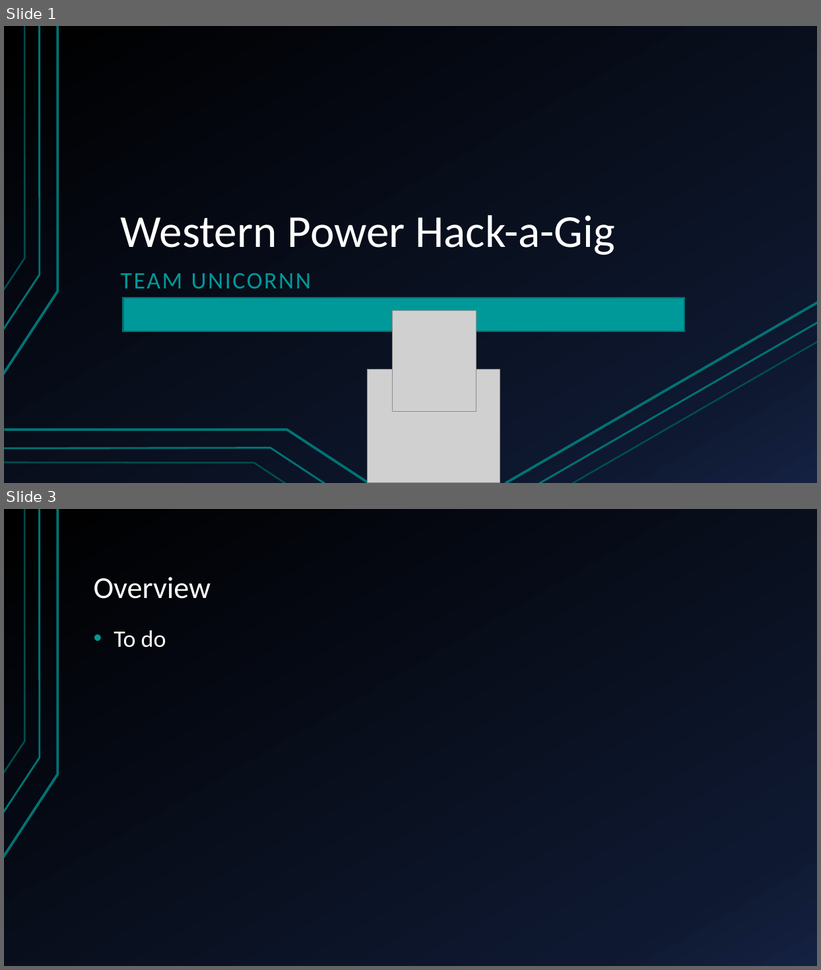
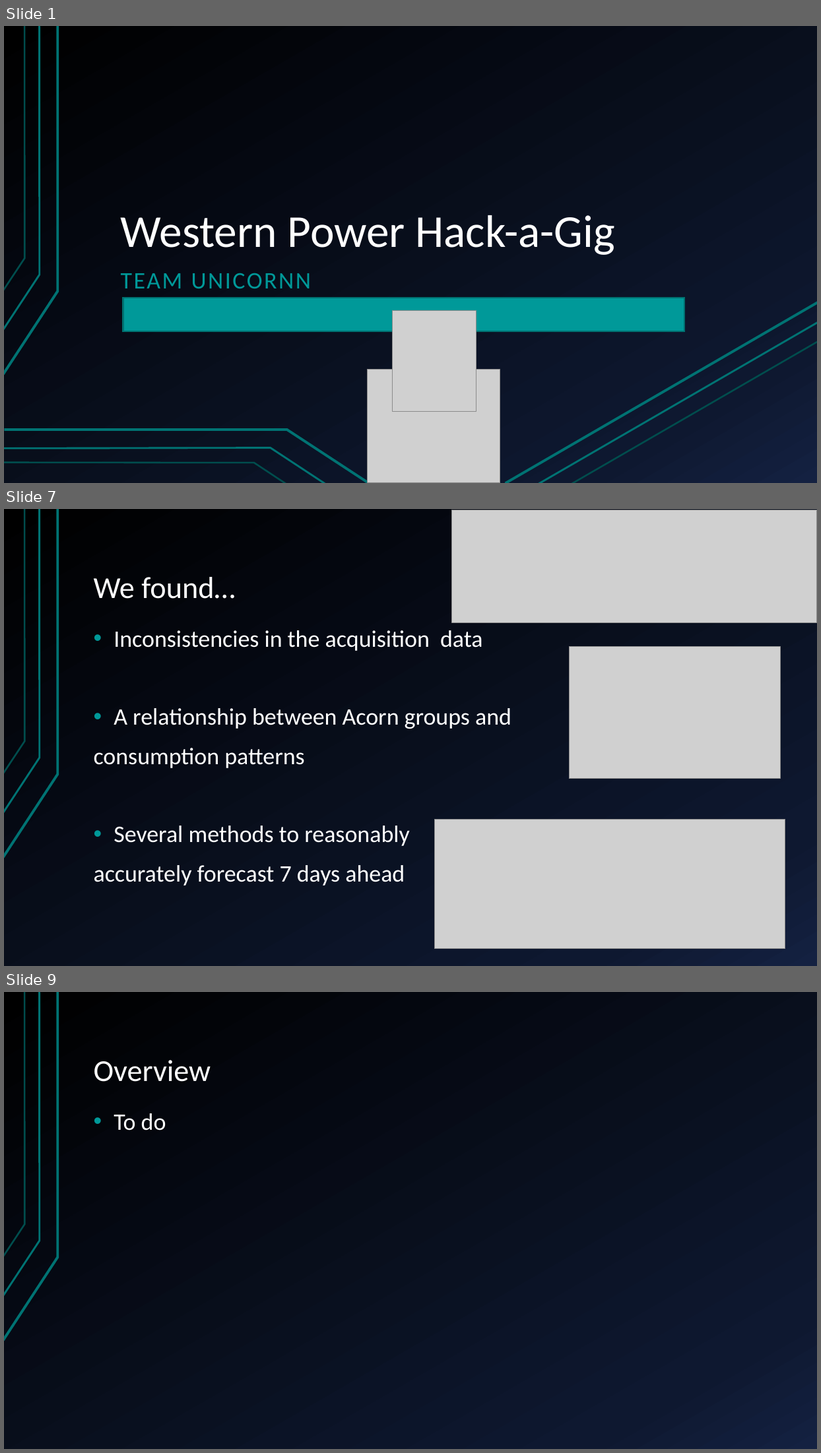
Before and after one commit to sofiary/teamunicornn, a slide deck: Western Power Hack-a-Gig Presentation.pptx. Shown one above the other, each under a label of ours: slides 1 and 3 before the commit, slides 1, 7 and 9 after it; the slides between them are not shown. The pictures are 821x970 and 821x1453 pixels, drawn with LibreOffice and Linux fonts; fonts in the diff are those of the drawing; grey boxes stand for pictures. Boxes give left, top, right and bottom in pixels: in the first picture for what was removed or moved away, otherwise in the second. Text is boxed around its words. In the diff, an @@ line names an element or a change of style, - is before the commit and + after.

```diff
--- a/Western Power Hack-a-Gig Presentation.pptx
+++ b/Western Power Hack-a-Gig Presentation.pptx
@@ slide 7 added at (x1=4, y1=509, x2=817, y2=966), background gradient #000000 to #0F1931 to #142242; not listed: 3 template elements that a slide beside it also shows @@
@@ picture added at (x1=452, y1=510, x2=817, y2=623) @@
@@ title added at (x1=94, y1=577, x2=235, y2=599), 36 pt, text #FFFFFF @@
+We found…
@@ text added at (x1=94, y1=630, x2=512, y2=886), 28 pt, text #FFFFFF @@
+• Inconsistencies in the acquisition data
+• A relationship between Acorn groups and
+consumption patterns
+• Several methods to reasonably
+accurately forecast 7 days ahead
@@ picture added at (x1=569, y1=646, x2=780, y2=779) @@
@@ picture added at (x1=435, y1=819, x2=785, y2=949) @@
@@ what was slide 3 is now slide 9 @@
```
Also in this commit, not shown: 8 slides changed, 7 other slides added, 1 slide removed.
